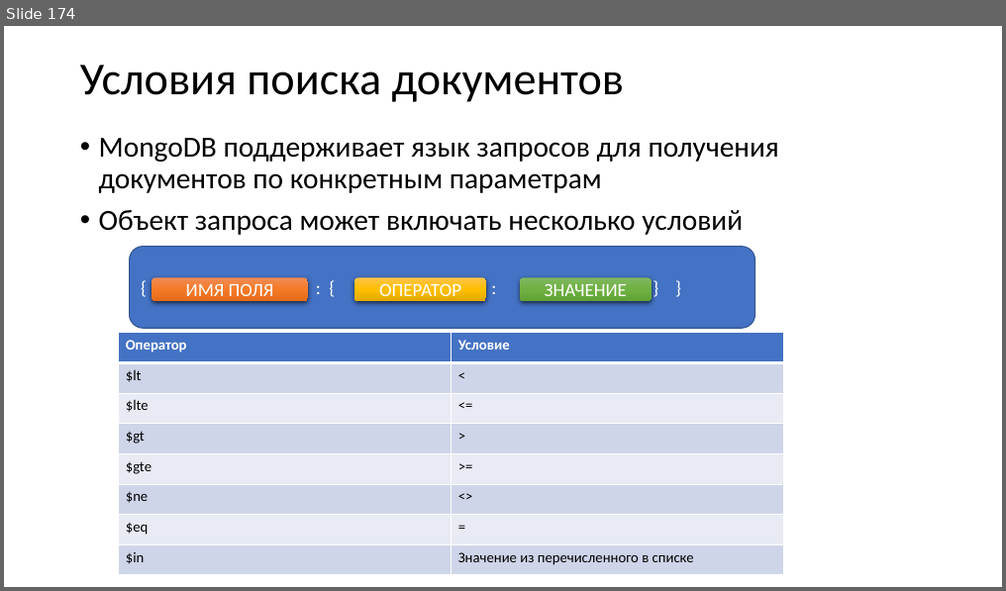
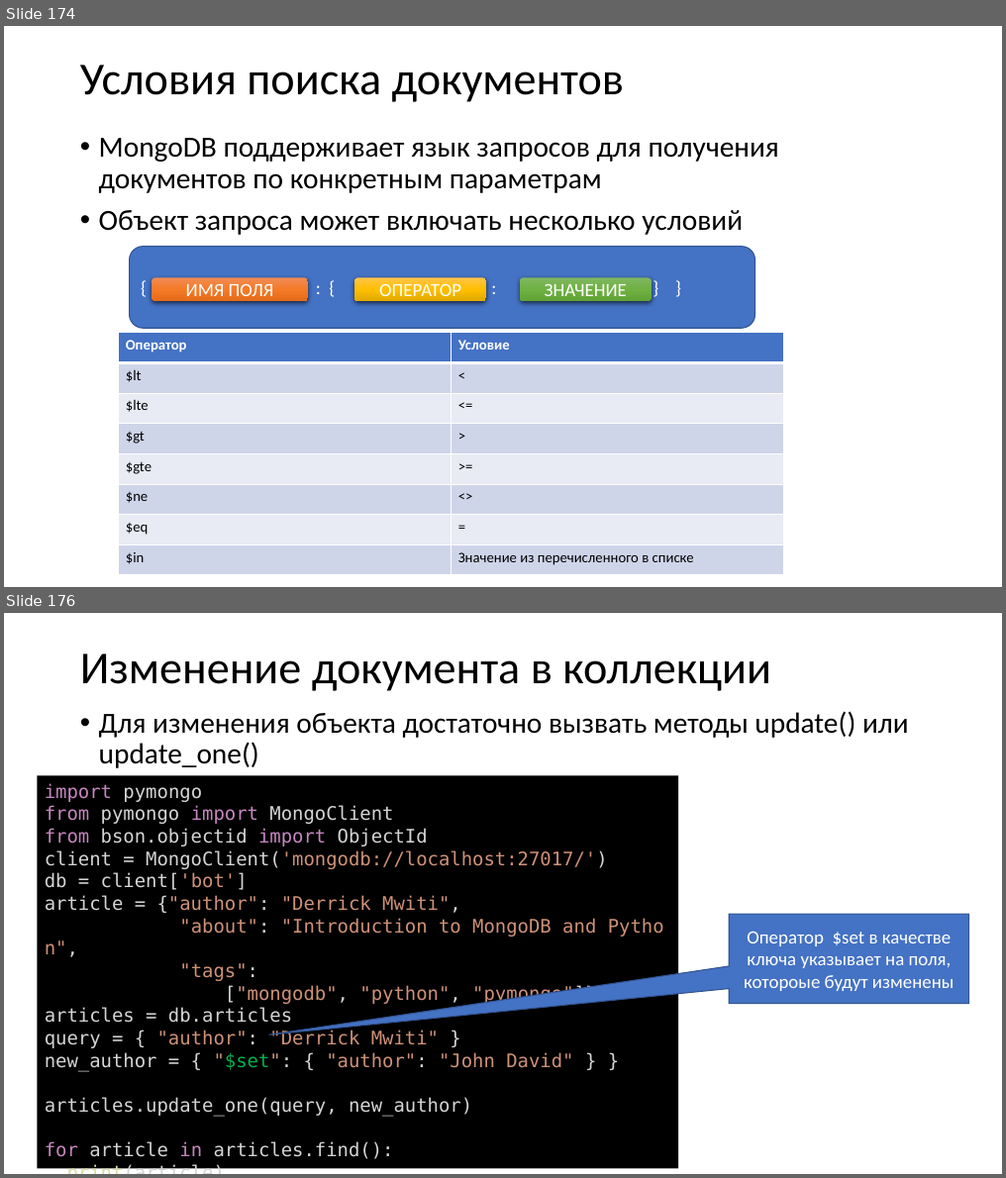
Before and after one commit to paveltsytovich/telegram-course, a slide deck: Presentation/Разработка ботов для телеграмм на Python.pptx. Shown one above the other, each under a label of ours: slide 174 before the commit, slides 174 and 176 after it; the slides between them are not shown. The pictures are 1006x591 and 1006x1178 pixels, drawn with LibreOffice and Linux fonts; fonts in the diff are those of the drawing. Boxes give left, top, right and bottom in pixels: in the first picture for what was removed or moved away, otherwise in the second. Text is boxed around its words. In the diff, an @@ line names an element or a change of style, - is before the commit and + after.

Commit message:
модуль по MongoDB

```diff
--- a/Presentation/Разработка ботов для телеграмм на Python.pptx
+++ b/Presentation/Разработка ботов для телеграмм на Python.pptx
@@ slide 176 added at <box>4,613,1002,1174</box>, background #FFFFFF @@
@@ title added at <box>80,654,771,691</box>, 44 pt, text #000000 @@
+Изменение документа в коллекции
@@ text added at <box>99,711,909,768</box>, 28 pt, text #000000 @@
+• Для изменения объекта достаточно вызвать методы update() или update_one()
@@ rectangle added at <box>37,776,678,1169</box>, fill #000000, 18 pt, text #D4D4D4 @@
+import pymongo
+from pymongo import MongoClient
+from bson.objectid import ObjectId
+client = MongoClient('mongodb://localhost:27017/')
+db = client['bot']
+article = {"author": "Derrick Mwiti",
+"about": "Introduction to MongoDB and Python",
+"tags":
+["mongodb", "python", "pymongo"]}
+articles = db.articles
+query = { "author": "Derrick Mwiti" }
+new_author = { "$set": { "author": "John David" } }
+articles.update_one(query, new_author)
+for article in articles.find():
+print(article)
@@ speech box added at <box>730,914,969,1004</box>, fill #4472C4, outline #325491 1 pt, 18 pt, text #FFFFFF @@
+Оператор $set в качестве ключа указывает на поля, котороые будут изменены
```
Also in this commit, not shown: 3 slides changed, 2 other slides added.
